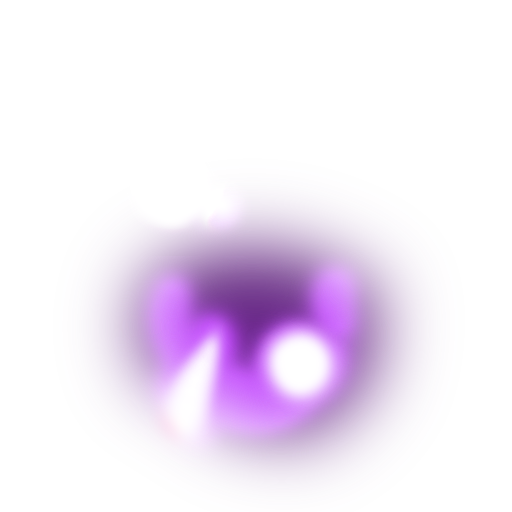
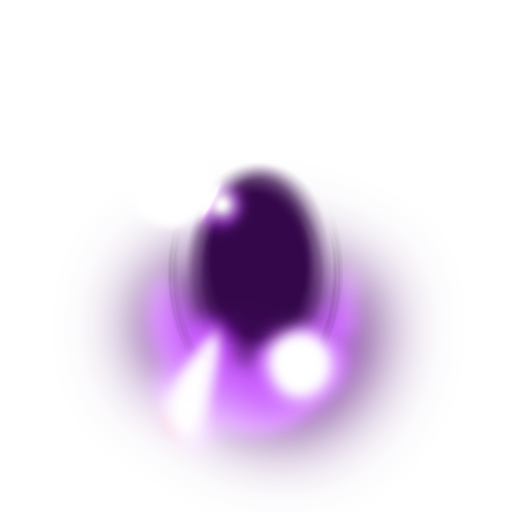
Layers edited between the first and the second 512 × 512 image:
painted on "レイヤー 5 のコピー" over [153, 235, 358, 363]
added layer "楕円形 1" in group "eye" over [167, 207, 343, 366]
added layer "瞳孔" in group "eye" over [182, 162, 333, 366]
